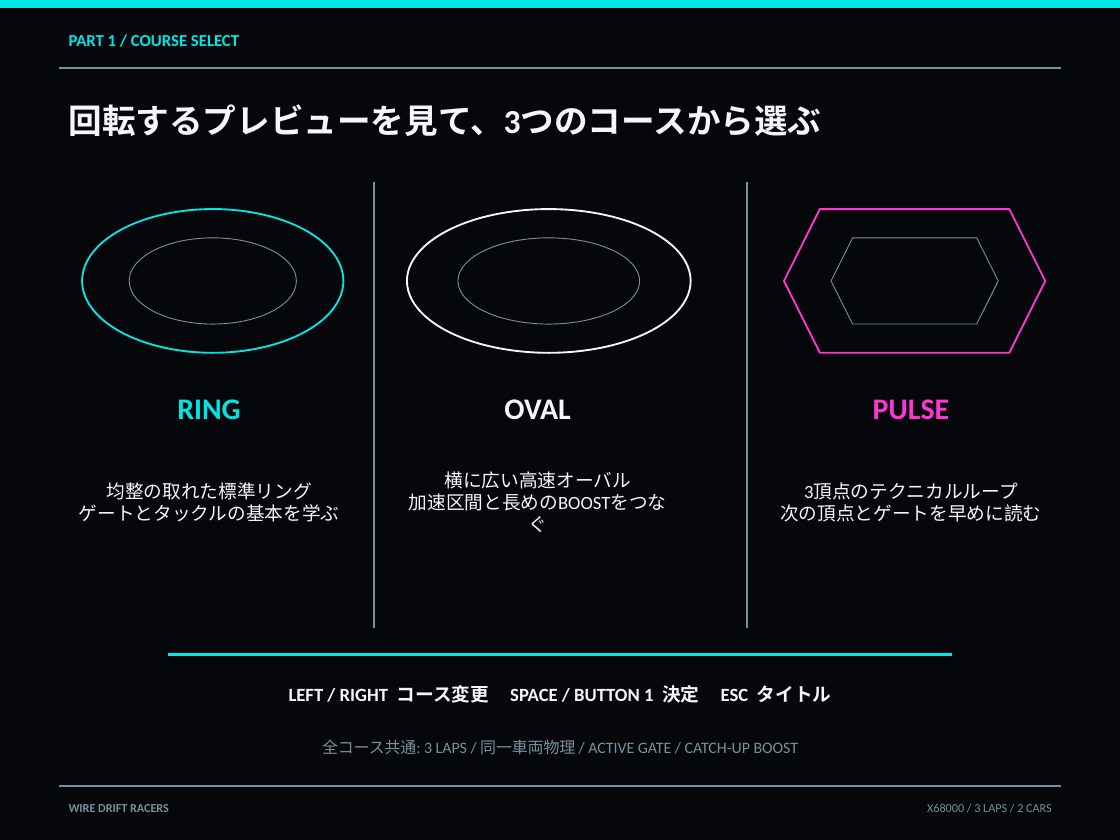
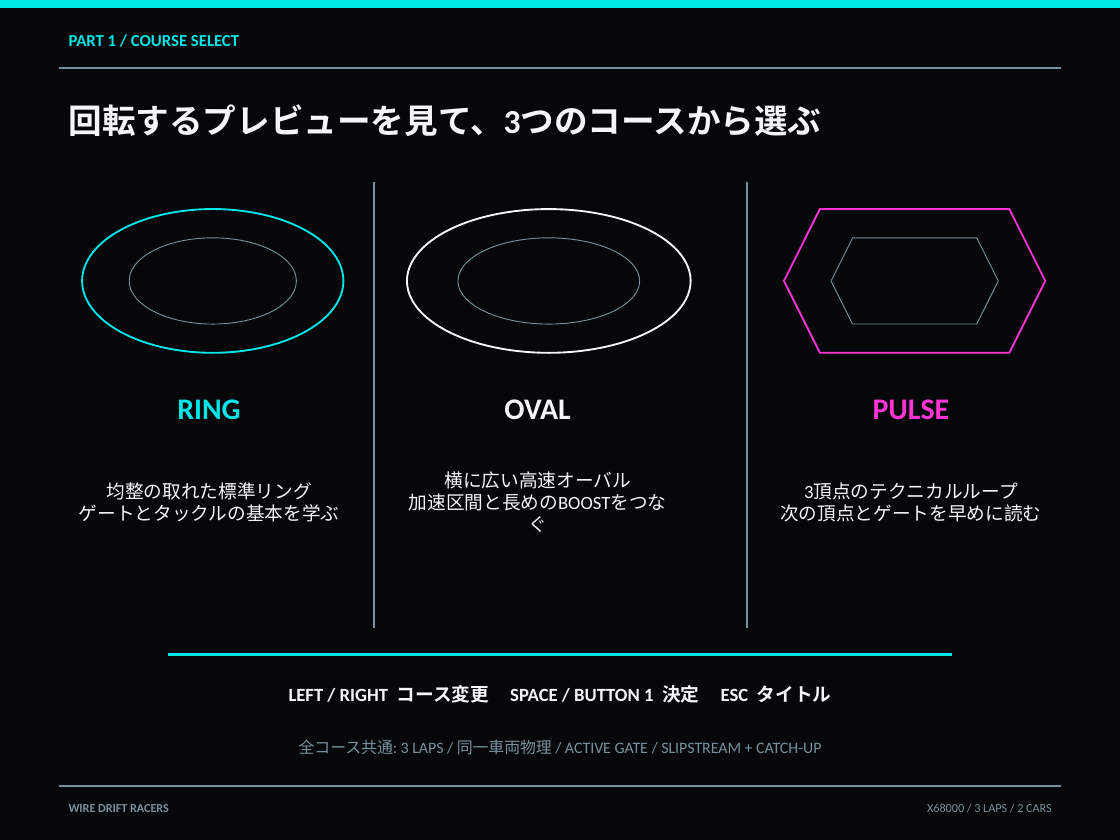
Before and after one commit to renatus-novus-x/wdrfrace, a slide deck: slide 5 of doc/manual-ja.pptx. Drawn at 1120x840 pixels with LibreOffice and Linux fonts; fonts in the diff are those of the drawing. Boxes give left, top, right and bottom in pixels: in the first picture for what was removed or moved away, otherwise in the second. Text is boxed around its words. In the diff, an @@ line names an element or a change of style, - is before the commit and + after.

```diff
--- a/doc/manual-ja.pptx
+++ b/doc/manual-ja.pptx
@@ text at (299,739,821,755): text changed @@
-全コース共通: 3 LAPS / 同一車両物理 / ACTIVE GATE / CATCH-UP BOOST
+全コース共通: 3 LAPS / 同一車両物理 / ACTIVE GATE / SLIPSTREAM + CATCH-UP
```
Also in this commit, not shown: 1 other slide changed, 1 slide added, 11 other files.
